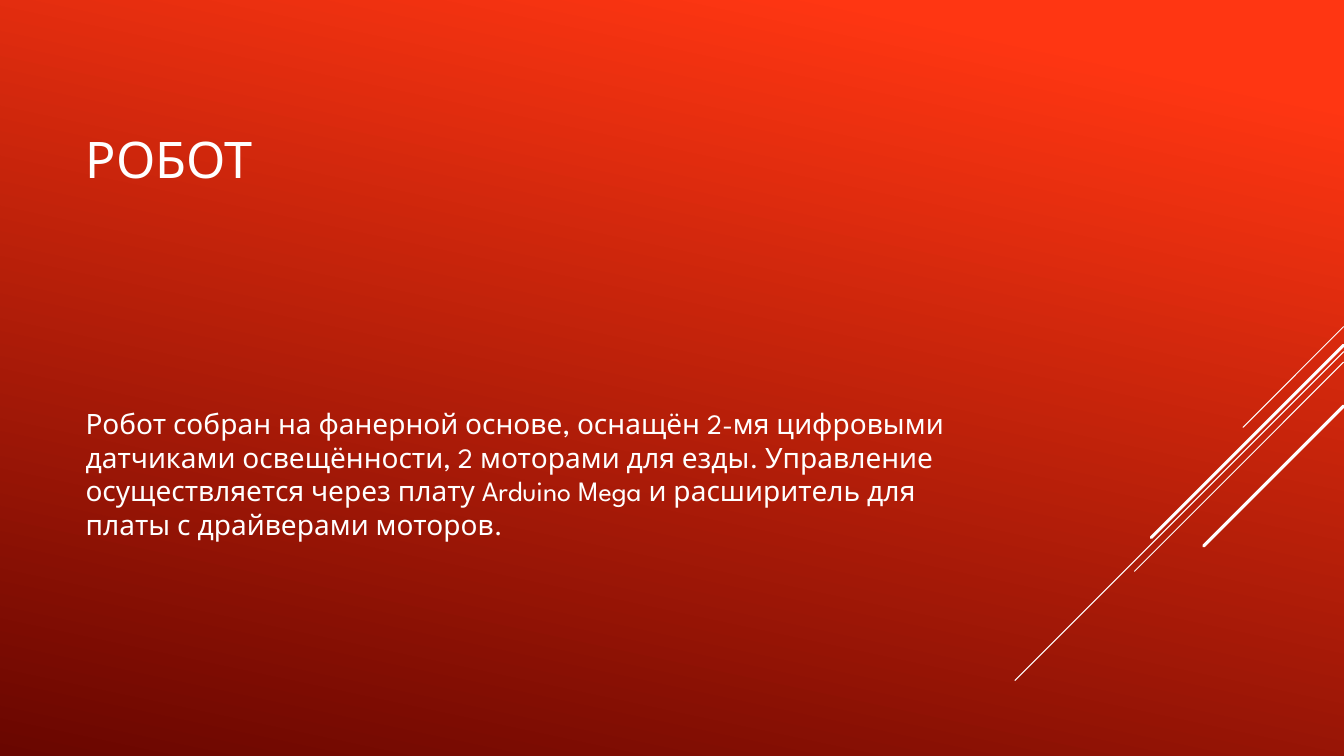
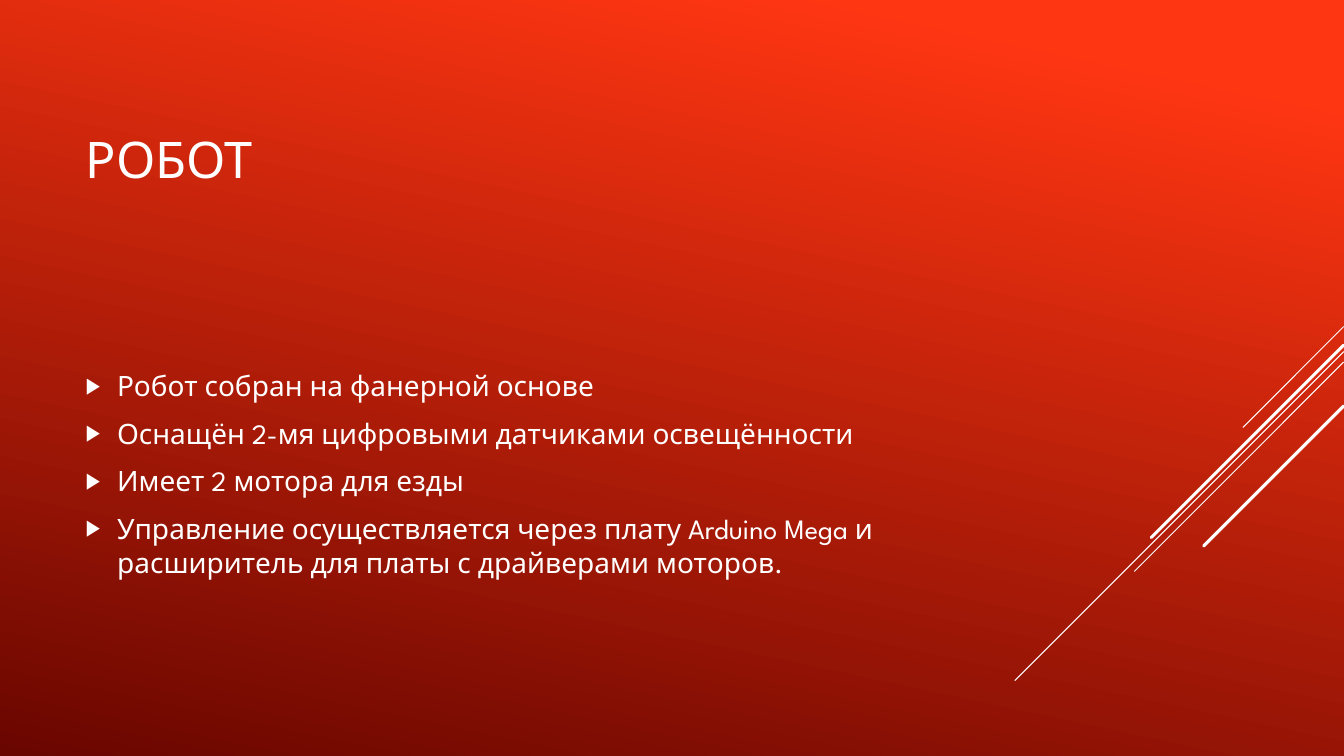
Before and after one commit to TransoChel/ProjectRobotLogistic, a slide deck: slide 4 of Проект «Робот-логист».pptx. Drawn at 1344x756 pixels with LibreOffice and Linux fonts; fonts in the diff are those of the drawing. Boxes give left, top, right and bottom in pixels: in the first picture for what was removed or moved away, otherwise in the second. Text is boxed around its words. In the diff, an @@ line names an element or a change of style, - is before the commit and + after.

```diff
--- a/Проект «Робот-логист».pptx
+++ b/Проект «Робот-логист».pptx
@@ text at [117,374,873,580]: text changed @@
-Робот собран на фанерной основе, оснащён 2-мя цифровыми датчиками освещённости, 2 моторами для езды. Управление осуществляется через плату Arduino Mega и расширитель для платы с драйверами моторов.
+▶ Робот собран на фанерной основе
+▶ Оснащён 2-мя цифровыми датчиками освещённости
+▶ Имеет 2 мотора для езды
+▶ Управление осуществляется через плату Arduino Mega и расширитель для платы с драйверами моторов.
```
Also in this commit, not shown: 2 other slides changed, 5 slides added, 1 slide removed, 5 other files.
